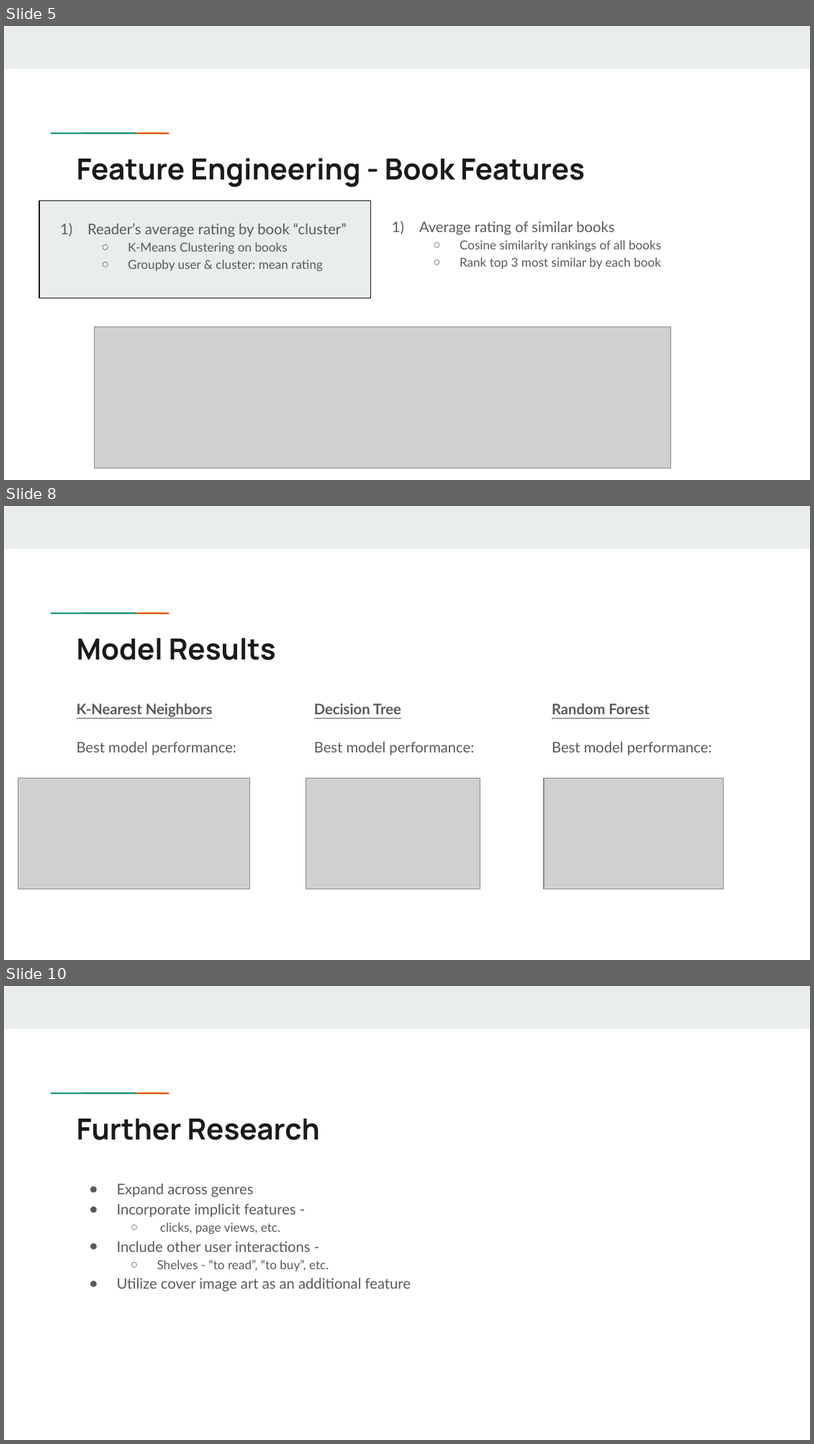
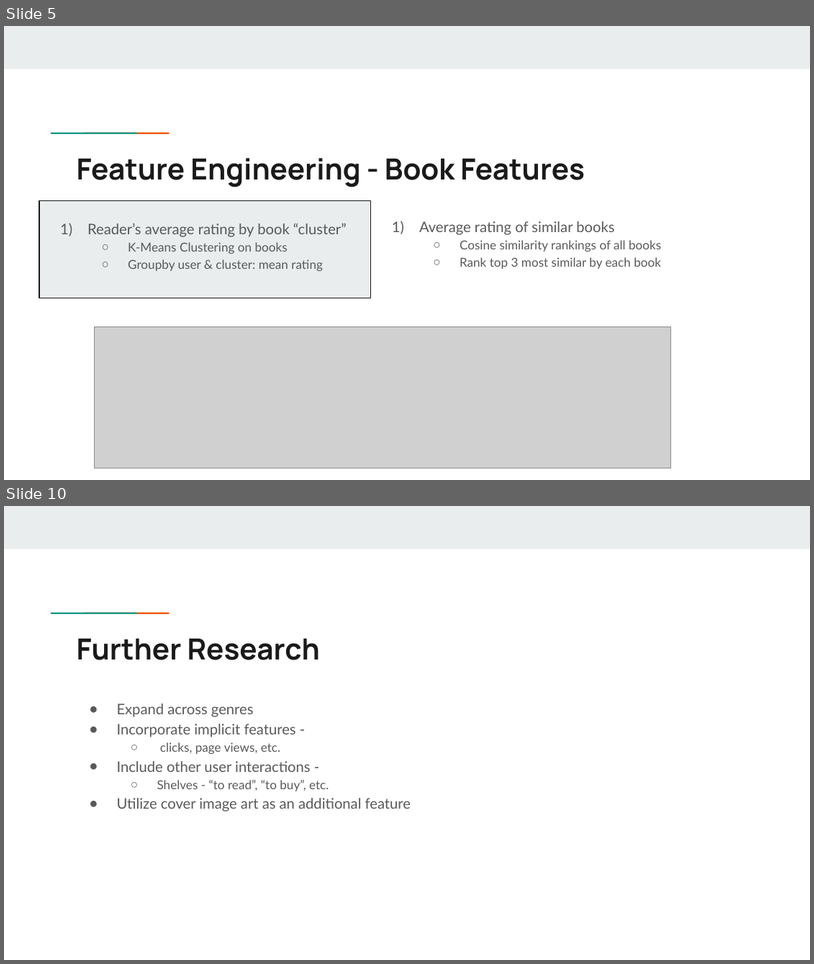
Before and after one commit to markdurrenberger/Goodreads_Book_Recommender, a slide deck: Executive_Presentation.pptx. Shown one above the other, each under a label of ours: slides 5, 8 and 10 before the commit, slides 5 and 10 after it; the slides between them are not shown. The pictures are 814x1444 and 814x964 pixels, drawn with LibreOffice and Linux fonts; fonts in the diff are those of the drawing; grey boxes stand for pictures. Boxes give left, top, right and bottom in pixels: in the first picture for what was removed or moved away, otherwise in the second. Text is boxed around its words. In the diff, an @@ line names an element or a change of style, - is before the commit and + after.

```diff
--- a/Executive_Presentation.pptx
+++ b/Executive_Presentation.pptx
@@ slide 8 removed at bbox=[4, 506, 810, 960], background #FFFFFF; not listed: 3 template elements that a slide beside it also shows @@
@@ title removed at bbox=[77, 638, 276, 660] @@
-Model Results
@@ text removed at bbox=[77, 703, 237, 755] @@
-K-Nearest Neighbors
-Best model performance:
@@ text removed at bbox=[314, 703, 474, 755] @@
-Decision Tree
-Best model performance:
@@ text removed at bbox=[552, 703, 712, 755] @@
-Random Forest
-Best model performance:
@@ picture removed at bbox=[18, 777, 250, 889] @@
@@ picture removed at bbox=[306, 777, 481, 889] @@
@@ picture removed at bbox=[544, 777, 724, 889] @@
```
Also in this commit, not shown: 5 slides changed, 2 slides added, 1 other slide removed.
